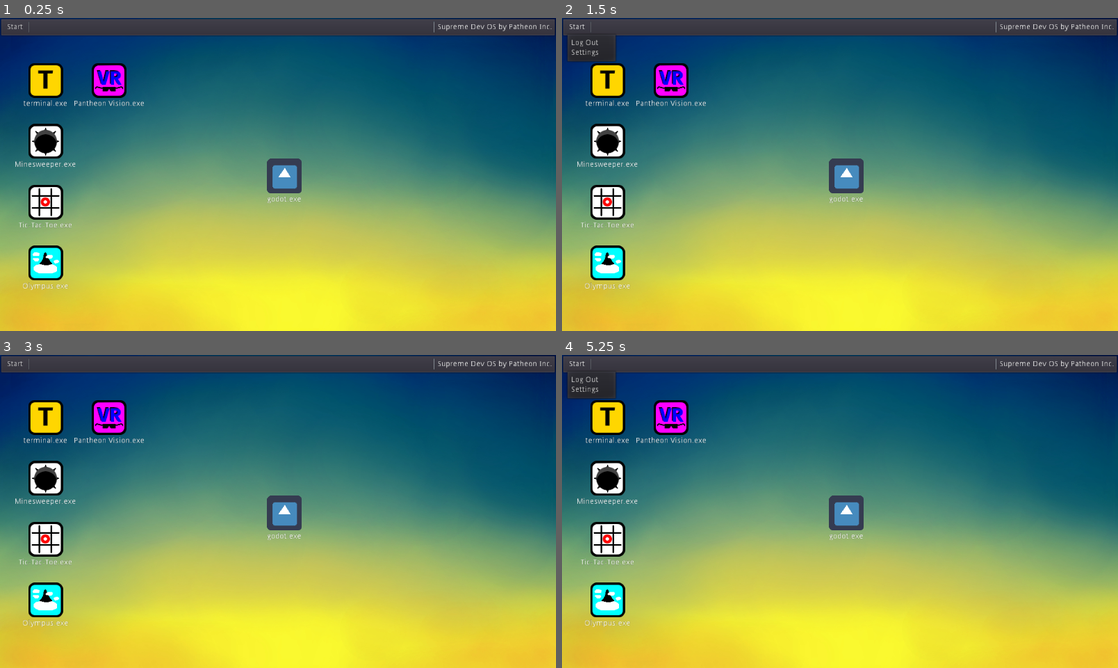
Above: before the commit, frames 1-4 (two rows, left to right).
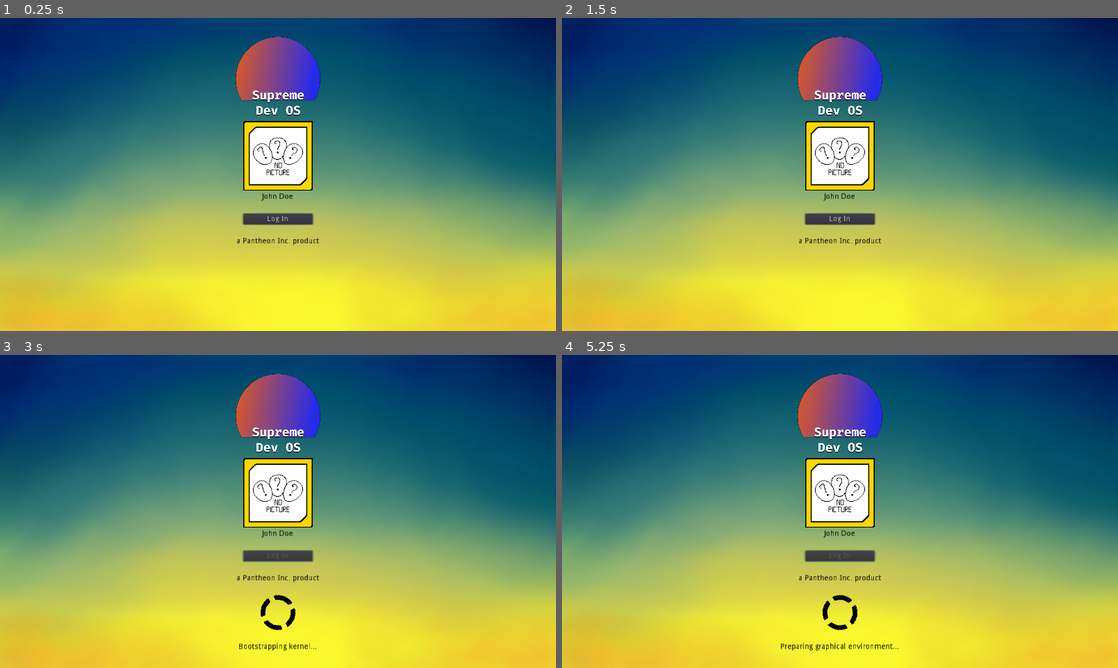
Above: after the commit, the same moments.

Repository: 2shady4u/supreme-dev-os
Game: Godot game, scene res://src/Startup.tscn
The game is run twice, just before and just after one commit, with the same random seed, the same clock (stepped at 60 frames per second) and the same inputs. Before the commit the project starts from res://src/Desktop.tscn. The engine's default icon, where the game draws it, is replaced by a stand-in: a white triangle on a blue panel in a dark square. Sound files missing from this copy of the repository are replaced by a short silence.
Inputs (mouse positions are in pixels of both pictures, inside the frame that each line leads up to):
- Up to frame 1 (0.25 s): no input
- Up to frame 2 (1.5 s): click (578, 27) at 0.5 s, where only the run before the commit has a clickable "Start"; click (578, 27) at 1.25 s, where only the run before the commit has a clickable "Start"
- Up to frame 3 (3 s): click (283, 514) at 2.02 s; click (278, 555) at 2.75 s, where only the run after the commit has a clickable "Log In"
- Up to frame 4 (5.25 s): click (845, 514) at 3.52 s; click (845, 514) at 4.27 s; click (578, 364) at 5 s, where only the run before the commit has a clickable "Start"

The runs differ from the first frame. In frame 1, 15% of the frame differs, in the area x 0-100%, y 0-87%; in frame 2, 16%; in frame 3, 16%; in frame 4, 17%, in the area x 0-100%, y 0-95%.

Commit message:
Add functionalit for fetch_mail, Add uninstall/install of drivers

Diff:
--- a/godot_project/default_context.json
+++ b/godot_project/default_context.json
@@ -1,18 +1,44 @@
 {
     "programs": [
-        {"id": "godot"},
-        {"id": "terminal"},
-        {"id": "supreme_dev_os"},
-        {"id": "barracuda"},
-        {"id": "pantheon_drm_certifier"},
-        {"id": "ninja"},
-        {"id": "pngeon"},
-        {"id": "minesweeper"},
-        {"id": "brendai"},
-        {"id": "tic_tac_toe"},
-        {"id": "olympus"},
-        {"id": "settings"},
-        {"id": "virtual_dev_kit"}
+        {
+            "id": "godot"
+        },
+        {
+            "id": "terminal"
+        },
+        {
+            "id": "supreme_dev_os"
+        },
+        {
+            "id": "barracuda"
+        },
+        {
+            "id": "pantheon_drm_certifier"
+        },
+        {
+            "id": "ninja"
+        },
+        {
+            "id": "brendai"
+        },
+        {
+            "id": "tic_tac_toe"
+        },
+        {
+            "id": "olympus"
+        },
+        {
+            "id": "settings"
+        }
     ],
-    "user_id": "john_doe"
+    "user_id": "john_doe",
+    "minigame_stats": [
+        {
+            "id": "tic_tac_toe"
+        },
+        {
+            "id": "minesweeper",
+            "has_stalemate": false
+        }
+    ]
 }
--- a/godot_project/project.godot
+++ b/godot_project/project.godot
@@ -64,7 +64,7 @@
 
 config/name="Supreme Dev OS"
 config/description="An out-of-the-box development environment for creating games in Godot."
-run/main_scene="res://src/Desktop.tscn"
+run/main_scene="res://src/Startup.tscn"
 config/icon="res://icon.png"
 
 [autoload]
--- a/godot_project/src/Desktop.gd
+++ b/godot_project/src/Desktop.gd
@@ -25,9 +25,7 @@
 	_error = State.connect("background_changed", self, "_on_background_changed")
 
 	# Should be changed!!!!!
-	#var _error : int = $Panels/Terminal.connect("programs_updated", self, "_on_programs_updated")
-	if State.user_id == "lucas_tillborg":
-		_error = _audio_stream_player.connect("finished", self, "_on_audio_stream_player_finished")
+	#var _error : int = $Panels/Terminal.connect("programs_updated", self, "_on_programs_updated"
 
 	for child in _desktop_icons_container.get_children():
 		_desktop_icons_container.remove_child(child)
@@ -43,8 +41,12 @@
 	var user : classUser = State.user
 	if user:
 		_background_rect.texture = user.background_texture
-		_audio_stream_player.stream = user.greeting
-		_audio_stream_player.play()
+		var brendai : classProgram = State.get_program_by_id("brendai")
+		if brendai and brendai.is_installed:
+			_audio_stream_player.stream = user.greeting
+			_audio_stream_player.play()
+			if user.id == "lucas_tillborg":
+				_error = _audio_stream_player.connect("finished", self, "_on_audio_stream_player_finished")
 
 func _on_background_changed(background_texture : Texture):
 	_background_rect.texture = background_texture
--- a/godot_project/src/GraphicsFailure.gd
+++ b/godot_project/src/GraphicsFailure.gd
@@ -1,16 +1,5 @@
 extends Control
-
-const BOOT_INTERVAL := 6.0
-
-func _ready():
-	$BootTimer.wait_time = BOOT_INTERVAL
-	var _error := $BootTimer.connect("timeout", self, "_on_boot_timer_timeout")
 
 func _input(event : InputEvent) -> void:
 	if event.is_action_pressed("restart"):
-		$BootTimer.start()
-	if event.is_action_released("restart"):
-		$BootTimer.stop()
-
-func _on_boot_timer_timeout():
-	Flow.change_scene_to("boot", get_viewport())
+		Flow.change_scene_to("boot", get_viewport())
--- a/godot_project/src/GraphicsFailure.tscn
+++ b/godot_project/src/GraphicsFailure.tscn
@@ -23,8 +23,7 @@
 anchor_right = 1.0
 anchor_bottom = 1.0
 text = "Corrupted driver detected...
+DRIVER `BARRACUDA` IS MISSING OR CORRUPTED
 Please contact your nearest Pantheon Fulfillment Center"
 align = 1
 valign = 1
-
-[node name="BootTimer" type="Timer" parent="."]
--- a/godot_project/src/autoload/Flow.gd
+++ b/godot_project/src/autoload/Flow.gd
@@ -124,18 +124,21 @@
 	"lucas_tillborg": {
 		"name": "Lucas Tillborg",
 		"portrait_texture": preload("res://graphics/startup/portrait_lucas.png"),
-		"greeting": preload("res://resources/brenda/greetings/lucas_greeting.ogg")
+		"greeting": preload("res://resources/brenda/greetings/lucas_greeting.ogg"),
+		"password": "butterfly$10"
 	},
 	"andrew_pantheon": {
 		"is_root": true,
 		"name": "Andrew Pantheon",
 		"portrait_texture": preload("res://graphics/startup/portrait_andrew.png"),
-		"greeting": preload("res://resources/brenda/greetings/andrew_greeting.ogg")
+		"greeting": preload("res://resources/brenda/greetings/andrew_greeting.ogg"),
+		"password": "password123"
 	},
 	"brock_zhu": {
 		"name": "Brock Zhu",
 		"portrait_texture": preload("res://graphics/startup/portrait_andrew.png"),
-		"greeting": preload("res://resources/brenda/greetings/default_greeting.ogg")
+		"greeting": preload("res://resources/brenda/greetings/default_greeting.ogg"),
+		"password": "!8^(756"
 	}
 }
 
@@ -148,7 +151,7 @@
 		"launch_dependencies": [
 			{
 				"id": "pantheon_drm_certifier",
-				"minimum_version": 1.2,
+				"minimum_version": 1.3,
 				"failure_message": "Pantheon Inc. DRM certification module (v1.2) requires urgent update!\nPlease update immediately so satisfactory user experience can be ensured."
 			},
 			{
@@ -163,8 +166,7 @@
 	"settings": {
 		"packed_scene": preload("res://src/windows/Settings.tscn"),
 		"show_on_list": false,
-		"show_on_desktop": false,
-		"show_on_boot": true,
+		"show_on_desktop": false
 	},
 	"terminal": {
 		"extension": "exe",
@@ -192,8 +194,13 @@
 		"launch_dependencies": [
 			{
 				"id": "pantheon_drm_certifier",
-				"minimum_version": 1.2,
+				"minimum_version": 1.3,
 				"failure_message": "Pantheon Inc. DRM certification module (v1.2) requires urgent update!\nPlease update immediately so satisfactory user experience can be ensured."
+			},
+			{
+				"id": "brendai",
+				"minimum_version": 0.0,
+				"failure_message": "Launch dependency `brendai` could not be satisfied!\nProgram `Minesweeper.exe` requires minimum version 3.12"
 			}
 		],
 	},
@@ -271,7 +278,7 @@
 		"launch_dependencies": [
 			{
 				"id": "pantheon_drm_certifier",
-				"minimum_version": 1.2,
+				"minimum_version": 1.3,
 				"failure_message": "Pantheon Inc. DRM certification module (v1.2) requires urgent update!\nPlease update immediately so satisfactory user experience can be ensured."
 			},
 			{
--- a/godot_project/src/autoload/MinigameStat.gd
+++ b/godot_project/src/autoload/MinigameStat.gd
@@ -2,8 +2,8 @@
 extends Reference
 
 var id := ""
+var win := 0
 var loss := 0
-var win := 0
 var stalemate := 0
 
 var has_stalemate := true
@@ -15,5 +15,8 @@
 		return
 
 	id = value.id
-	loss = value.get("loss", self.default_version)
-	loss = value.get("loss", self.default_version)
+	has_stalemate = value.get("has_stalemate", has_stalemate)
+
+	win = value.get("win", win)
+	loss = value.get("loss", loss)
+	stalemate = value.get("stalemate", stalemate)
--- a/godot_project/src/autoload/Program.gd
+++ b/godot_project/src/autoload/Program.gd
@@ -22,12 +22,12 @@
 func check_launch_dependencies() -> bool:
 	for dependency in self.launch_dependencies:
 		if not dependency.has("id"):
-			push_error("Depency without an id!")
+			push_error("Dependency without an id!")
 			continue
 		var program : Reference = State.get_program_by_id(dependency.id)
 		var minimum_version = dependency.minimum_version
 
-		if program.version < minimum_version and program.is_installed:
+		if program.version < minimum_version or not program.is_installed:
 			# Also add the crash message to the flow!
 			Flow.failure_message = dependency.failure_message
 			return false
--- a/godot_project/src/autoload/State.gd
+++ b/godot_project/src/autoload/State.gd
@@ -5,6 +5,8 @@
 const REFERENCE_MINIGAME_STAT := preload("res://src/autoload/MinigameStat.gd")
 
 const DEFAULT_CONTEXT_PATH := "res://default_context.json"
+
+var fetched_mails := false
 
 signal background_changed
 
@@ -61,7 +63,10 @@
 	user.background_texture = value
 	emit_signal("background_changed", value)
 func get_background_texture() -> Texture:
-	return user.background_texture
+	if user:
+		return user.background_texture
+	else:
+		return null
 
 ## USERS ######################################################################
 var users := {}
--- a/godot_project/src/autoload/User.gd
+++ b/godot_project/src/autoload/User.gd
@@ -34,6 +34,10 @@
 func get_is_root() -> Array:
 	return settings.get("is_root", false)
 
+var password : String setget , get_password
+func get_password() -> String:
+	return settings.get("password", "")
+
 var portrait_texture : Texture setget , get_portrait_texture
 func get_portrait_texture() -> Texture:
 	return settings.get("portrait_texture", preload("res://graphics/startup/portrait_john.png"))
--- a/godot_project/src/boot/DriverSettings.gd
+++ b/godot_project/src/boot/DriverSettings.gd
@@ -1,11 +1,21 @@
 extends ScrollContainer
+
+onready var _update_button := $MC/VB/UpdateVB/UpdateButton
+onready var _update_label := $MC/VB/UpdateVB/Label
+
+onready var _install_button := $MC/VB/InstallVB/InstallButton
+onready var _uninstall_button := $MC/VB/InstallVB/UninstallButton
+onready var _install_label := $MC/VB/InstallVB/Label
 
 var program : classProgram
 
 signal driver_updated
 
 func _ready():
-	var _error := $MC/VB/UpdateVB/UpdateButton.connect("pressed", self, "_on_update_button_pressed")
+	var _error := _update_button.connect("pressed", self, "_on_update_button_pressed")
+	_error = _install_button.connect("pressed", self, "_on_install_button_pressed")
+	_error = _uninstall_button.connect("pressed", self, "_on_uninstall_button_pressed")
+
 	update_program()
 
 func _exit_tree():
@@ -18,6 +28,7 @@
 
 		$MC/VB/IconRect.texture = program.icon_texture
 
+		# HIDDEN COMMANDS
 		for child in $MC/VB/CommandVB.get_children():
 			$MC/VB/CommandVB.remove_child(child)
 			child.queue_free()
@@ -42,19 +53,9 @@
 				description_label.align = Label.ALIGN_CENTER
 				$MC/VB/CommandVB.add_child(description_label)
 
-		var update_dict := LATEST_VERSION_DICT
-		if Flow.mainframe.has(program.id):
-			var mainframe_version = Flow.mainframe[program.id]
-
-			if program.version < mainframe_version:
-				# NEEDS UPDATE!
-				update_dict = NEEDS_UPDATE_DICT
-			# YOU HAVE LATEST VERSION!
-
-		$MC/VB/UpdateVB/Label.text = update_dict.message
-		$MC/VB/UpdateVB/Label.set("custom_colors/font_color", update_dict.color)
-
-		$MC/VB/UpdateVB/UpdateButton.disabled = update_dict.disabled
+		# INSTALL/UNINSTALL!
+		update_install_vbox()
+		# automatically also updates the update vbox!
 
 func _on_update_button_pressed():
 	if program:
@@ -67,14 +68,71 @@
 
 		update_program()
 
+func _on_install_button_pressed():
+	program.is_installed = true
+	update_install_vbox()
+
+func _on_uninstall_button_pressed():
+	program.is_installed = false
+	update_install_vbox()
+
+func update_update_vbox():
+	var update_dict := LATEST_VERSION_DICT
+
+	if Flow.mainframe.has(program.id):
+		var mainframe_version = Flow.mainframe[program.id]
+
+		if program.version < mainframe_version:
+			# NEEDS UPDATE!
+			update_dict = NEEDS_UPDATE_DICT
+		# YOU HAVE LATEST VERSION!
+
+	if program.is_installed:
+		_update_label.text = update_dict.message
+		_update_label.set("custom_colors/font_color", update_dict.color)
+
+		_update_button.disabled = update_dict.disabled
+	else:
+		_update_label.text = "NO INSTALLATION FOUND"
+		_update_label.set("custom_colors/font_color", Color.red)
+
+		_update_button.disabled = true
+
+func update_install_vbox():
+	var install_dict := {}
+
+	if program.is_installed:
+		install_dict = INSTALLED_DICT
+		if program.can_be_uninstalled:
+			_uninstall_button.disabled = false
+		else:
+			_uninstall_button.disabled = true
+		_install_button.disabled = true
+	else:
+		install_dict = NOT_INSTALLED_DICT
+		_uninstall_button.disabled = true
+		_install_button.disabled = false
+
+	_install_label.text = install_dict.message
+	_install_label.set("custom_colors/font_color", install_dict.color)
+
+	update_update_vbox()
+
 const LATEST_VERSION_DICT := {
 	"message": "You are using the latest version",
 	"color": Color.green,
 	"disabled": true
 }
-
 const NEEDS_UPDATE_DICT := {
 	"message": "A new version of this driver is available!",
 	"color": Color.red,
 	"disabled": false
 }
+const INSTALLED_DICT := {
+	"message": "This driver is correctly installed",
+	"color": Color.white
+}
+const NOT_INSTALLED_DICT := {
+	"message": "This driver is not installed on your device!",
+	"color": Color.red
+}
--- a/godot_project/src/windows/Terminal.gd
+++ b/godot_project/src/windows/Terminal.gd
@@ -5,6 +5,8 @@
 
 const SCENE_UPDATE_LABEL := preload("res://src/windows/terminal/UpdateLabel.tscn")
 const SCENE_INSTALL_LABEL := preload("res://src/windows/terminal/InstallLabel.tscn")
+
+const SCENE_FETCH_MAIL_LABEL := preload("res://src/windows/terminal/FetchMailLabel.tscn")
 
 onready var _audio_stream_player := $AudioStreamPlayer
 onready var _vbox := $VB/SC/VB
@@ -135,7 +137,7 @@
 	},
 	"fetch_mail": {
 		"show_on_help": false,
-		"callback": funcref(self, "terminal_failure")
+		"callback": funcref(self, "fetch_mail")
 	},
 }
 
@@ -247,6 +249,15 @@
 func _on_update_completed(update_text : String):
 	var label := Label.new()
 	label.text = update_text
+	label.autowrap = true
+	_vbox.add_child(label)
+
+	block_terminal = false
+	add_terminal_edit()
+
+func _on_fetch_mail_completed(fetch_mail_text : String):
+	var label := Label.new()
+	label.text = fetch_mail_text
 	label.autowrap = true
 	_vbox.add_child(label)
 
@@ -313,6 +324,13 @@
 
 		_vbox.add_child(label)
 
+func fetch_mail():
+	block_terminal = true
+	var fetch_mail_label = SCENE_FETCH_MAIL_LABEL.instance()
+	fetch_mail_label.connect("fetch_mail_completed", self, "_on_fetch_mail_completed", [], CONNECT_ONESHOT)
+
+	_vbox.add_child(fetch_mail_label)
+
 const COMPLIMENTS := [
 	preload("res://resources/brenda/compliments/compliment1.ogg"),
 	preload("res://resources/brenda/compliments/compliment2.ogg"),
--- a/godot_project/src/windows/settings/AccountTab.gd
+++ b/godot_project/src/windows/settings/AccountTab.gd
@@ -20,8 +20,13 @@
 
 func _on_switch_button_pressed():
 	var user_id : String = _id_edit.text
+	var password : String = _password_edit.text
+
 	if user_id in State.users.keys():
-		State.user_id = user_id
-		Flow.change_scene_to("startup", get_viewport())
+		var user : classUser = State.users[user_id]
+		var correct_password := user.password
+		if password == correct_password or correct_password.empty():
+			State.user_id = user_id
+			Flow.change_scene_to("startup", get_viewport())
 
 	_status_label.visible = true
--- /dev/null
+++ b/godot_project/src/windows/terminal/FetchMailLabel.gd
@@ -0,0 +1,43 @@
+extends Label
+
+var dots := [".", "..", "...", ".."]
+var index := 0
+var program_id := ""
+
+const DOT_DURATION := 0.5
+const UPDATE_DURATION := 2.0
+
+var current_duration := 0.0
+
+const NO_NEW_MAILS := "No new mails could be fetched from the Panther Mail Server"
+const NEW_MAILS := "SUCCESS: New mails have been added to your `documents`-folder!"
+
+signal fetch_mail_completed
+
+func _ready():
+	var _error := $Timer.connect("timeout", self, "_on_timer_timeout")
+
+	update_text()
+	$Timer.start()
+
+func update_text():
+	text = "Polling Panther Mail Server for new mails{1}".format([program_id, dots[index]])
+
+func update_program():
+	var fetch_mail_text := NO_NEW_MAILS.format([program_id])
+	if not State.fetched_mails:
+		fetch_mail_text = NEW_MAILS
+		State.copy_folder_content("res://mail_server", "user://")
+		State.fetched_mails = true
+
+	emit_signal("fetch_mail_completed", fetch_mail_text)
+
+func _on_timer_timeout():
+	index = wrapi(index + 1 , 0, dots.size())
+	update_text()
+
+	current_duration += DOT_DURATION
+	if current_duration > UPDATE_DURATION:
+		update_program()
+	else:
+		$Timer.start()
--- /dev/null
+++ b/godot_project/src/windows/terminal/FetchMailLabel.tscn
@@ -0,0 +1,14 @@
+[gd_scene load_steps=2 format=2]
+
+[ext_resource path="res://src/windows/terminal/FetchMailLabel.gd" type="Script" id=1]
+
+[node name="FetchMailLabel" type="Label"]
+anchor_right = 1.0
+anchor_bottom = 1.0
+script = ExtResource( 1 )
+__meta__ = {
+"_edit_use_anchors_": false
+}
+
+[node name="Timer" type="Timer" parent="."]
+one_shot = true
Not shown, added: godot_project/mail_server/documents/mail_excerpt4.txt
Not shown, added: godot_project/mail_server/documents/mail_excerpt5.txt
Not shown, added: godot_project/mail_server/documents/mail_excerpt6.txt
Not shown: 1 places in godot_project/src/windows/Settings.tscn that only renumber resources
